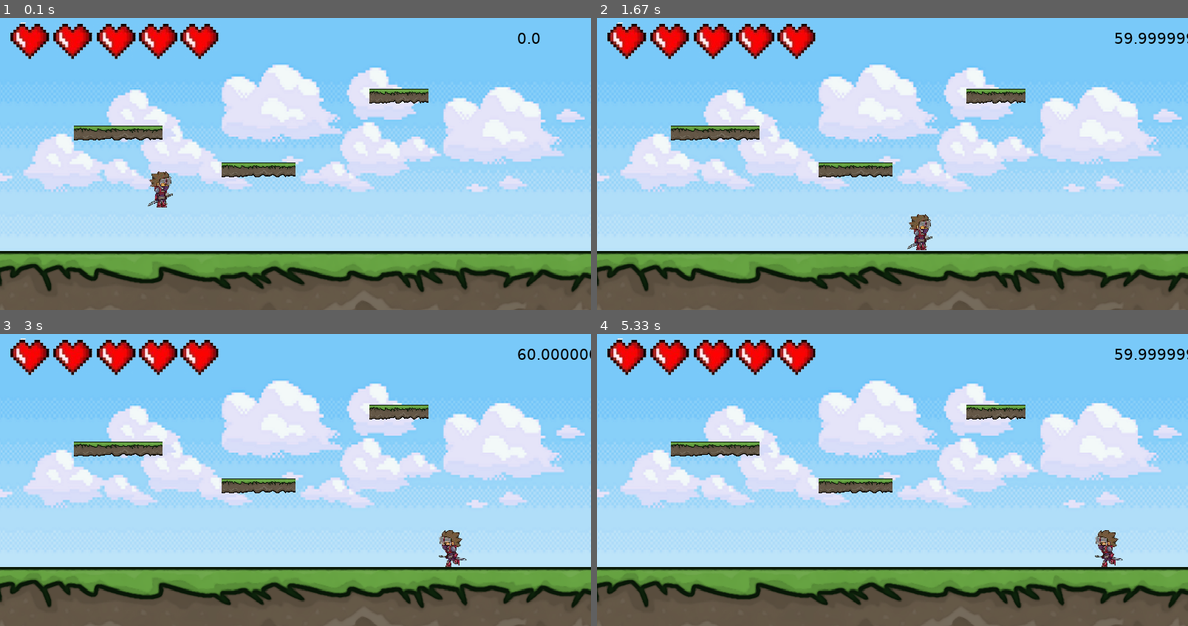
Above: before the commit, frames 1-4 (two rows, left to right).
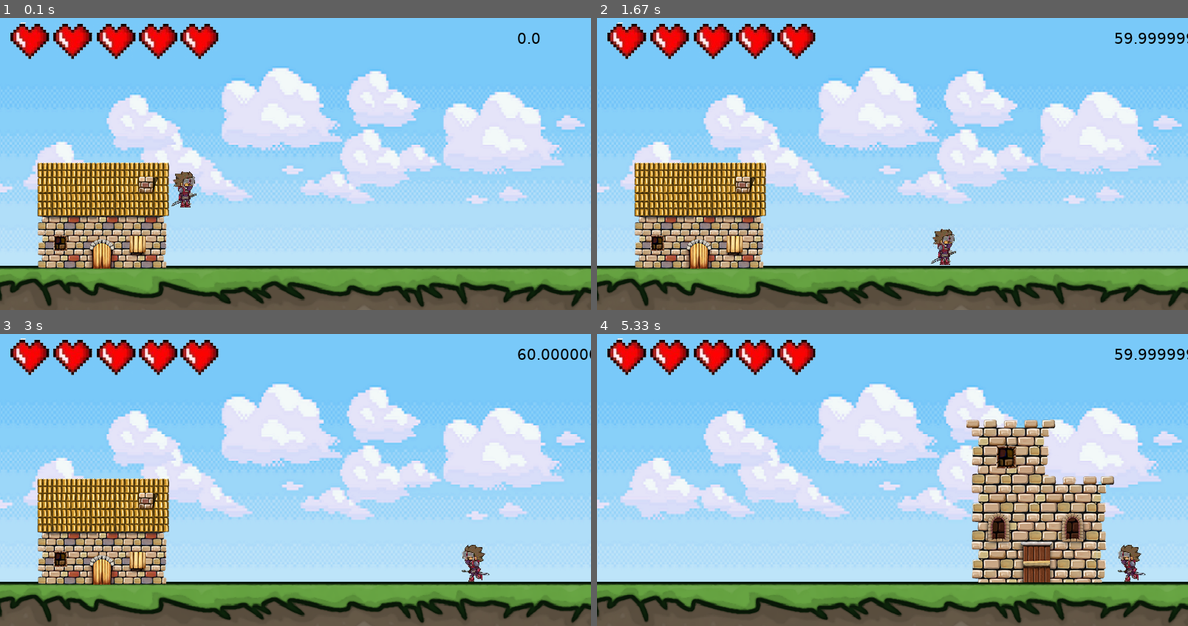
Above: after the commit, the same moments.

Repository: taekoJH/pygame_project
Game: pygame game, started from Game.py
Same seed, same stepped clock (60 frames per second), same inputs: the game is played once before the commit and once after it.
Inputs:
- Up to frame 1 (0.1 s): no input
- Up to frame 2 (1.67 s): hold Enter 0.33-0.8 s; hold Right 0.33-0.8 s; hold Space 0.83-1.3 s; hold Right 0.83-1.3 s; tap 3 at 0.98 s; tap 1 at 1.33 s
- Up to frame 3 (3 s): hold Right 1.67-2.13 s; tap 2 at 1.82 s; hold Right 2.17-2.63 s; tap 3 at 2.32 s; hold Left from 2.67 s (still down); tap 1 at 2.82 s
- Up to frame 4 (5.33 s): release Left at 3.2 s; hold Left 3.23-3.63 s; tap 2 at 3.38, 5.15 s; hold 4 3.67-4.3 s; hold Right 3.67-4.3 s; tap 3 at 3.82 s; hold Right 4.33-4.97 s; tap 1 at 4.48 s; hold Left from 5 s (still down)

The runs differ from the first frame. In frame 1, 31% of the frame differs, in the area x 0-100%, y 15-100%; in frame 2, 31%; in frame 3, 31%; in frame 4, 33%.

Commit message:
Level Manager

Diff:
--- /dev/null
+++ b/Building.py
@@ -0,0 +1,16 @@
+import pygame
+
+vec = pygame.math.Vector2
+
+class Building(pygame.sprite.Sprite):
+    def __init__(self, x, y, name):
+        super().__init__()
+
+        self.image = pygame.image.load(name)
+        self.rect = self.image.get_rect()
+
+        self.pos = vec(x, y)
+        self.rect.topleft = self.pos
+
+    def render(self, display):
+        display.blit(self.image, self.pos)
--- a/Game.py
+++ b/Game.py
@@ -7,6 +7,7 @@
 from Player import Player
 from Enemy import Enemy
 from UserInterface import UserInterface
+from LevelManager import LevelManager
 
 
 # Begin Pygame
@@ -24,27 +25,14 @@
 
 background = pygame.image.load("Images/Background.png")
 
-ground = Ground(900, 120, -20, 320, "Images/Ground.png")
 player = Player(200, 200)
 player.load_animations()
 UI = UserInterface()
 
-ground2 = Ground(100, 20, 300, 200, "Images/Ground.png")
-ground3 = Ground(120, 20, 100, 150, "Images/Ground.png")
-ground4 = Ground(80, 20, 500, 100, "Images/Ground.png")
-
-EnemyGroup = pygame.sprite.Group()
-
-
-GroundGroup = pygame.sprite.Group()
-GroundGroup.add(ground)
-GroundGroup.add(ground2)
-GroundGroup.add(ground3)
-GroundGroup.add(ground4)
-
 Items = pygame.sprite.Group()
 
-enemy_generation = pygame.USEREVENT + 2
+levelManager = LevelManager()
+
 
 while True:
 
@@ -57,6 +45,11 @@
             player.hit_cooldown = False
             pygame.time.set_timer(player.hit_cooldown_event, 0)
 
+        if event.type == levelManager.enemy_generation:
+            enemy = Enemy()
+            levelManager.enemyGroup.add(enemy)
+            levelManager.generatedEnemies += 1
+
         if event.type == MOUSEBUTTONDOWN:
             pass
 
@@ -66,10 +59,14 @@
             if event.key == K_RETURN:
                 player.attacking = True
                 player.attack()
-            if event.key == K_q:
-                pygame.time.set_timer(enemy_generation, 2000)
-            if event.key == K_w:
-                pygame.time.set_timer(enemy_generation, 0)
+            if event.key == K_1:
+                levelManager.changeLevel(0)
+            if event.key == K_2:
+                levelManager.changeLevel(1)
+            if event.key == K_3:
+                levelManager.changeLevel(2)
+            if event.key == K_4:
+                levelManager.changeLevel(3)
 
         if event.type == KEYUP:
             if event.key == K_SPACE:
@@ -77,28 +74,29 @@
 
 
     # Update Functions
-    for enemy in EnemyGroup:
-        enemy.update(GroundGroup, player)
+    for enemy in levelManager.enemyGroup:
+        enemy.update(levelManager.levels[levelManager.getLevel()].groundData, player, Items)
 
-    player.update(GroundGroup)
+    player.update(levelManager.levels[levelManager.getLevel()].groundData)
     UI.update(CLOCK.get_fps())
 
+    levelManager.update()
 
     # Render Functions
     display.blit(background, (0, 0))
-    player.render(display)
-    UI.render(display)
+
+    for data in levelManager.levels[levelManager.getLevel()].data:
+        data.render(display)
+
+    for enemy in levelManager.enemyGroup:
+        enemy.render(display)
 
     for item in Items:
         item.render(display)
         item.update(player)
 
-    for grounds in GroundGroup:
-        grounds.render(display)
-
-    for enemy in EnemyGroup:
-        enemy.render(display)
-
+    player.render(display)
+    UI.render(display)
 
     pygame.display.update()
     CLOCK.tick(FPS)
--- a/HealthBar.py
+++ b/HealthBar.py
@@ -1,14 +1,4 @@
 import pygame
-
-
-
-health_animations = [pygame.image.load("Images/heart0.png"),
-                     pygame.image.load("Images/heart.png"),
-                     pygame.image.load("Images/heart2.png"),
-                     pygame.image.load("Images/heart3.png"),
-                     pygame.image.load("Images/heart4.png"),
-                     pygame.image.load("Images/heart5.png")]
-
 
 
 vec = pygame.math.Vector2
@@ -17,11 +7,11 @@
 class HealthBar(pygame.sprite.Sprite):
     def __init__(self, x, y):
         super().__init__()
+        self.load_animations()
 
         self.health = 5
-
+        self.image = self.health_animations[self.health]
         self.pos = vec(x, y)
-        self.image = health_animations[self.health]
 
     def render(self, display):
         display.blit(self.image, self.pos)
@@ -30,10 +20,19 @@
         self.health -= damage
         if self.health < 0: self.health = 0
 
-        self.image = health_animations[self.health]
+        self.image = self.health_animations[self.health]
 
     def Heal(self, heal):
         self.health += damage
         if self.health > 5: self.health = 5
 
         self.image = self.health_animations[self.health]
+
+    def load_animations(self):
+
+        self.health_animations = [pygame.image.load("Images/heart0.png").convert_alpha(),
+                             pygame.image.load("Images/heart.png").convert_alpha(),
+                             pygame.image.load("Images/heart2.png").convert_alpha(),
+                             pygame.image.load("Images/heart3.png").convert_alpha(),
+                             pygame.image.load("Images/heart4.png").convert_alpha(),
+                             pygame.image.load("Images/heart5.png").convert_alpha()]
--- /dev/null
+++ b/Level.py
@@ -0,0 +1,22 @@
+import pygame
+
+
+class Level:
+    def __init__(self, enemyCount = 0):
+
+        self.data = []
+
+        self.groundData = pygame.sprite.Group()
+        self.buildingData = pygame.sprite.Group()
+        self.enemyCount = enemyCount
+
+    def add(self, data):
+        self.data.append(data)
+
+    def addGround(self, data):
+        self.data.append(data)
+        self.groundData.add(data)
+
+    def addBuilding(self, data):
+        self.data.append(data)
+        self.buildingData.add(data)
--- /dev/null
+++ b/LevelManager.py
@@ -0,0 +1,62 @@
+import pygame
+from Level import Level
+from Ground import Ground
+from Building import Building
+
+
+class LevelManager:
+    def __init__(self):
+
+        self.levels = []
+        self.level = 0
+        self.generatedEnemies = 0
+
+        self.enemy_generation = pygame.USEREVENT + 2
+        self.enemyGroup = pygame.sprite.Group()
+
+        # Level 0
+        L0 = Level()
+        L0.addGround(Ground(900, 120, -20, 340, "Images/Ground.png"))
+        L0.addBuilding(Building(50, 200, "Images/Building04.png"))
+        self.levels.append(L0)
+
+
+        # Level 1
+        L1 = Level()
+        L1.addGround(Ground(900, 120, -20, 340, "Images/Ground.png"))
+        L1.addBuilding(Building(500, 120, "Images/Building01.png"))
+        self.levels.append(L1)
+
+
+        # Level 2
+        L2 = Level(5)
+        L2.addGround(Ground(900, 120, -20, 340, "Images/Ground.png"))
+        L2.addGround(Ground(100, 20, 300, 200, "Images/Ground.png"))
+        L2.addGround(Ground(120, 20, 100, 150, "Images/Ground.png"))
+        L2.addGround(Ground(80, 20, 500, 100, "Images/Ground.png"))
+        self.levels.append(L2)
+
+        # Level 3
+        L3 = Level(10)
+        L3.addGround(Ground(900, 120, -20, 340, "Images/Ground.png"))
+        L3.addGround(Ground(100, 20, 200, 200, "Images/Ground.png"))
+        L3.addGround(Ground(120, 20, 300, 120, "Images/Ground.png"))
+        L3.addGround(Ground(80, 20, 400, 200, "Images/Ground.png"))
+        self.levels.append(L3)
+
+
+    def getLevel(self):
+        return self.level
+
+    def nextLevel(self):
+        self.level += 1
+
+    def changeLevel(self, n):
+        self.level = n
+        self.generatedEnemies = 0
+        self.enemyGroup.empty()
+        pygame.time.set_timer(self.enemy_generation, 2000)
+
+    def update(self):
+        if (self.generatedEnemies == self.levels[self.getLevel()].enemyCount):
+            pygame.time.set_timer(self.enemy_generation, 0)
Binary file changed: Images/Background.png
Binary file added: Images/Building01.png
Binary file added: Images/Building02.png
Binary file added: Images/Building03.png
Binary file added: Images/Building04.png
Binary file added: Images/Inventory.png
Binary file added: Images/Player_Attack1_L.png
Binary file added: Images/Player_Attack1_R.png
Binary file changed: Images/Player_Attack2_L.png
Binary file changed: Images/Player_Attack2_R.png
Binary file changed: Images/Player_Attack3_L.png
Binary file changed: Images/Player_Attack3_R.png
(and 27 more such lines)
